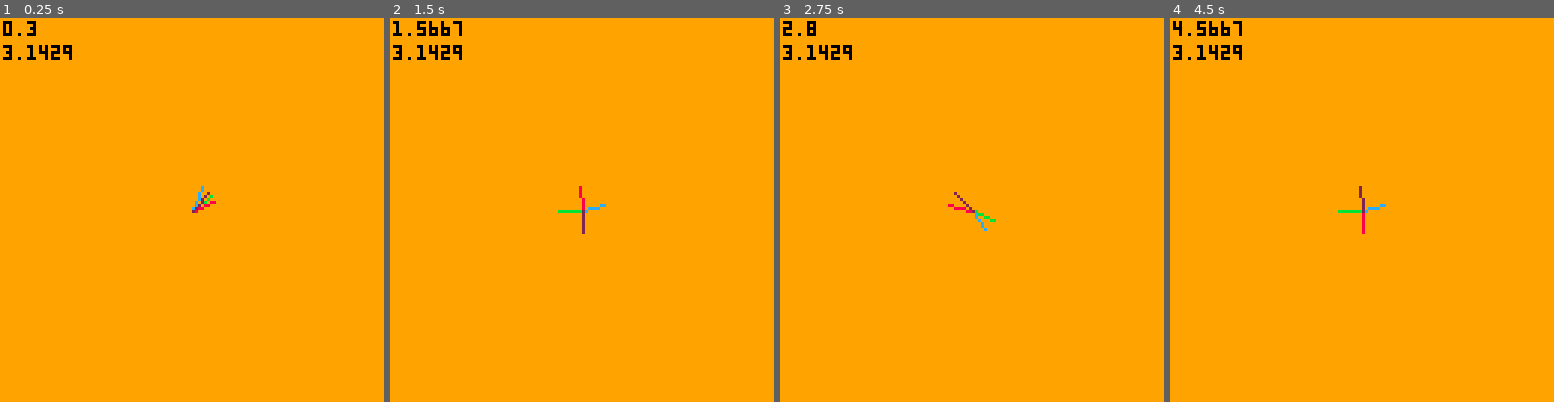
Above: before the commit, frames 1-4 (left to right).
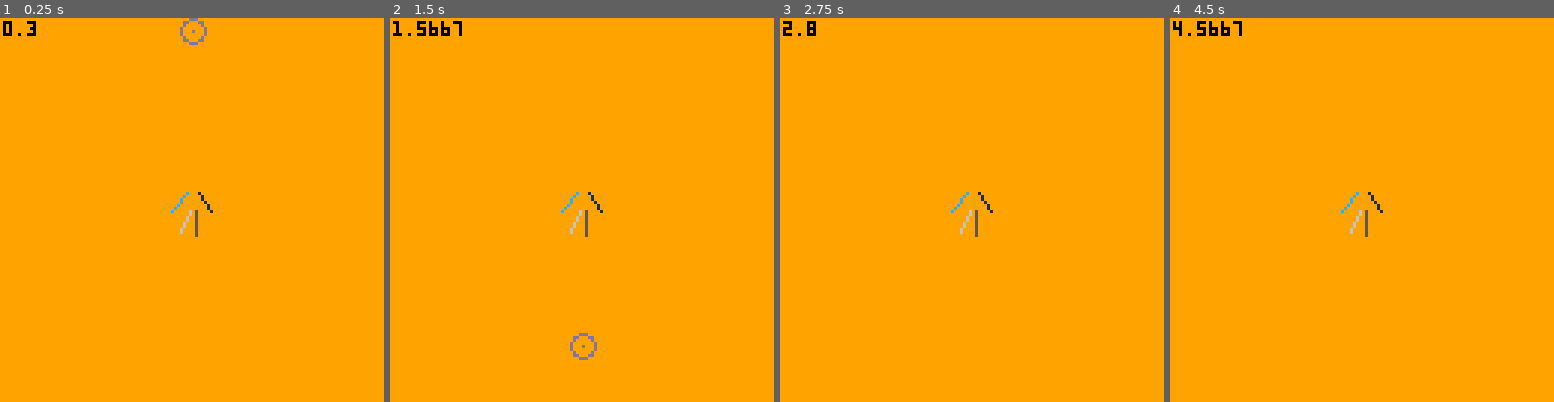
Above: after the commit, the same moments.

Repository: mysterycommand/train-jam-2019-pico-8
Game: PICO-8 cartridge carts/test.p8
The game is run twice, just before and just after one commit, with the same random seed, the same clock (stepped at 60 frames per second) and the same inputs.
Inputs:
- Up to frame 1 (0.25 s): no input
- Up to frame 2 (1.5 s): no input
- Up to frame 3 (2.75 s): no input
- Up to frame 4 (4.5 s): no input

The runs differ from the first frame. In frame 1, 0.8% of the frame differs, in the area x 0-57%, y 0-58%; in frame 2, 0.8%, in the area x 0-57%, y 7-90%; in frame 3, 0.6%; in frame 4, 0.7%.

Commit message:
spike: a little verlet

Diff:
--- a/carts/test.p8
+++ b/carts/test.p8
@@ -5,28 +5,65 @@
 left,right,up,down,fire1,fire2=0,1,2,3,4,5
 black,dark_blue,dark_purple,dark_green,brown,dark_gray,light_gray,white,red,orange,yellow,green,blue,indigo,pink,peach=0,1,2,3,4,5,6,7,8,9,10,11,12,13,14,15
 
-pi=22/7
-loop=0
-
 function _init()
+  gravity = vec(0, 0.1)
+  p = particle(64, 1)
 end
 
 function _update()
-
+  update(p)
 end
 
 function _draw()
   cls(orange)
   print(time(),1,1,black)
-  print(pi,1,9,black)
 
-  loop+=1
-  loop%=360
+  bone(65, 64, 8, 0.75, dark_gray)
+  bone(63, 64, 8, 0.70, light_gray)
 
-  bone(64, 64, 8, loop / 180, red)
-  bone(64, 64, 8, loop / 90, green)
-  bone(64, 64, 8, loop / 45, blue)
-  bone(64, 64, 8, loop / 60, dark_purple)
+  bone(66, 58, 8, 0.85, dark_blue)
+  bone(62, 58, 8, 0.65, blue)
+
+  draw(p)
+end
+
+function vec(x, y)
+  return {
+    x = x,
+    y = y,
+  }
+end
+
+function add(a, b)
+  return vec(a.x + b.x, a.y + b.y)
+end
+
+function sub(a, b)
+  return vec(a.x - b.x, a.y - b.y)
+end
+
+function particle(x, y)
+  return {
+    currPos = vec(x, y),
+    prevPos = vec(x, y),
+  }
+end
+
+function update(p)
+  local prevVel = sub(p.currPos, p.prevPos)
+  local currVel = add(prevVel, gravity)
+  local nextPos = add(p.currPos, currVel)
+  p.prevPos = p.currPos
+  p.currPos = nextPos
+end
+
+function draw(p)
+  circ(p.currPos.x, p.currPos.y, 4, indigo)
+  pset(p.currPos.x, p.currPos.y, indigo)
+end
+
+function lerp(a, b, t)
+  return (1 - t) * a + t * b
 end
 
 function bone(x, y, l, a, c)
Not shown, changed: config.txt
Not shown, changed: log.txt
